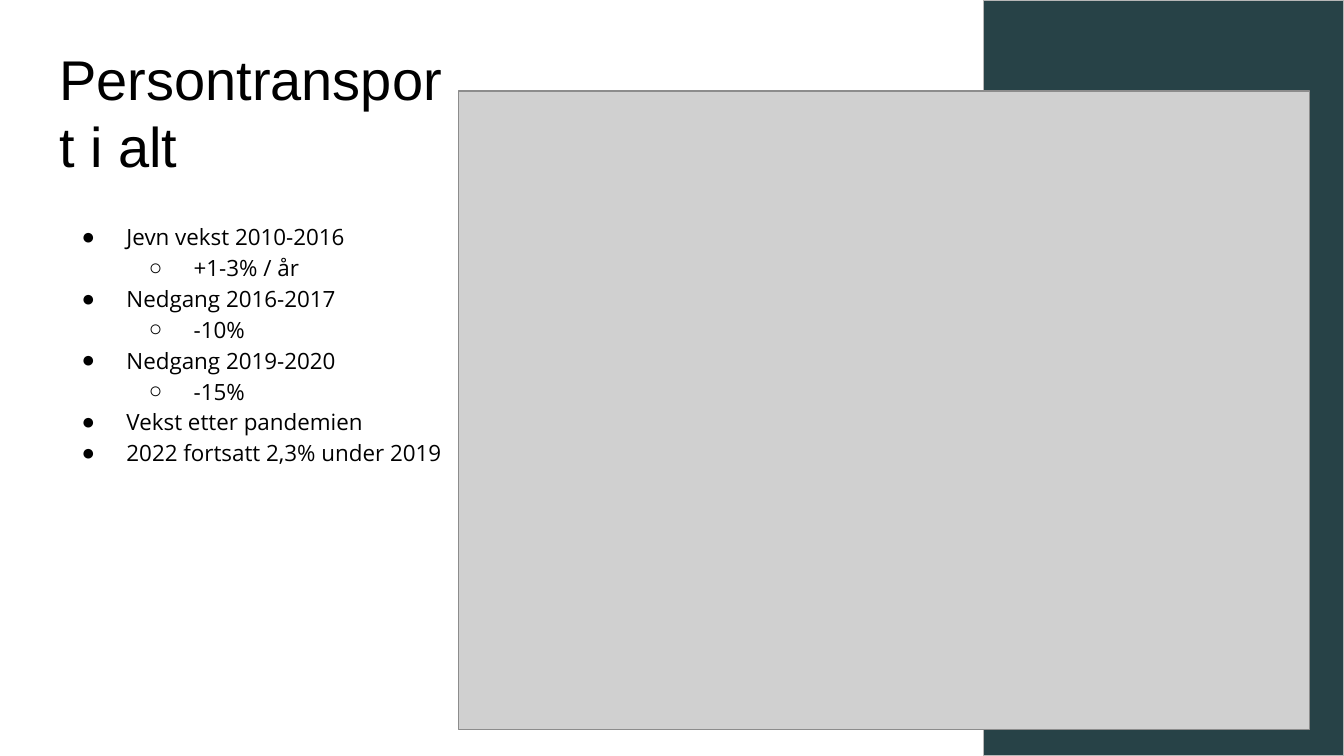
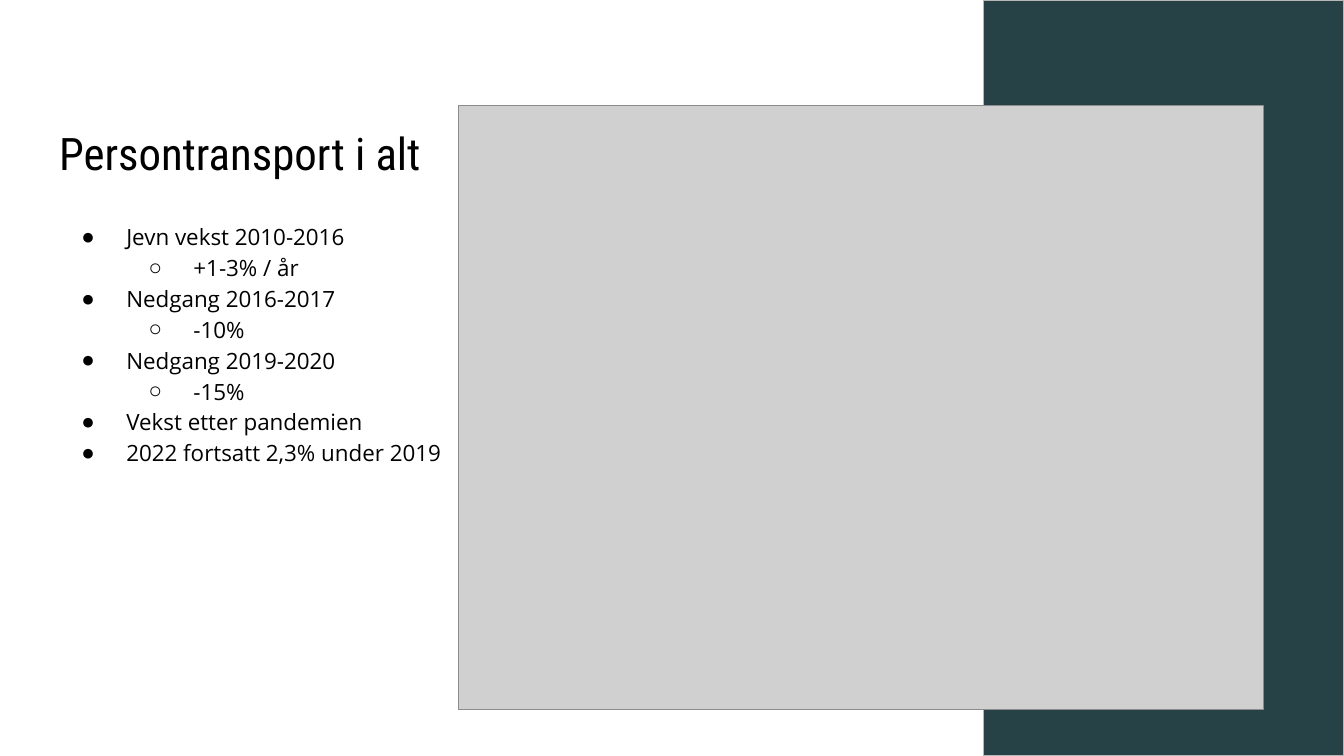
Before and after one commit to nori-parelius/InnenlandskTransport, a slide deck: slide 3 of SSB.pptx. Drawn at 1344x756 pixels with LibreOffice and Linux fonts; fonts in the diff are those of the drawing; grey boxes stand for pictures. Boxes give left, top, right and bottom in pixels: in the first picture for what was removed or moved away, otherwise in the second. Text is boxed around its words. In the diff, an @@ line names an element or a change of style, - is before the commit and + after.

```diff
--- a/SSB.pptx
+++ b/SSB.pptx
@@ title "Persontransport i alt" at (x1=59, y1=136, x2=421, y2=179): size 30 to 24 pt, font Arial to Roboto Condensed @@
@@ picture resized from (x1=458, y1=91, x2=1309, y2=730) to (x1=458, y1=106, x2=1263, y2=710) @@
```
Also in this commit, not shown: 11 other slides changed, 12 other files.
